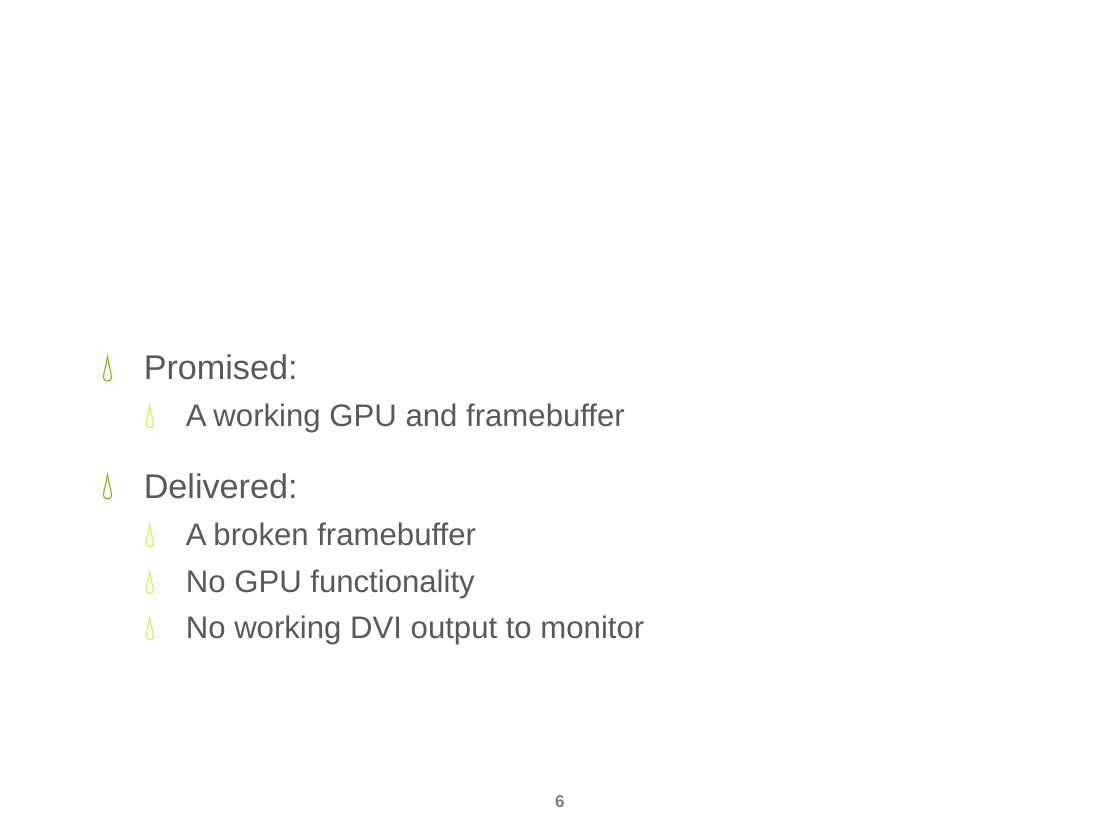
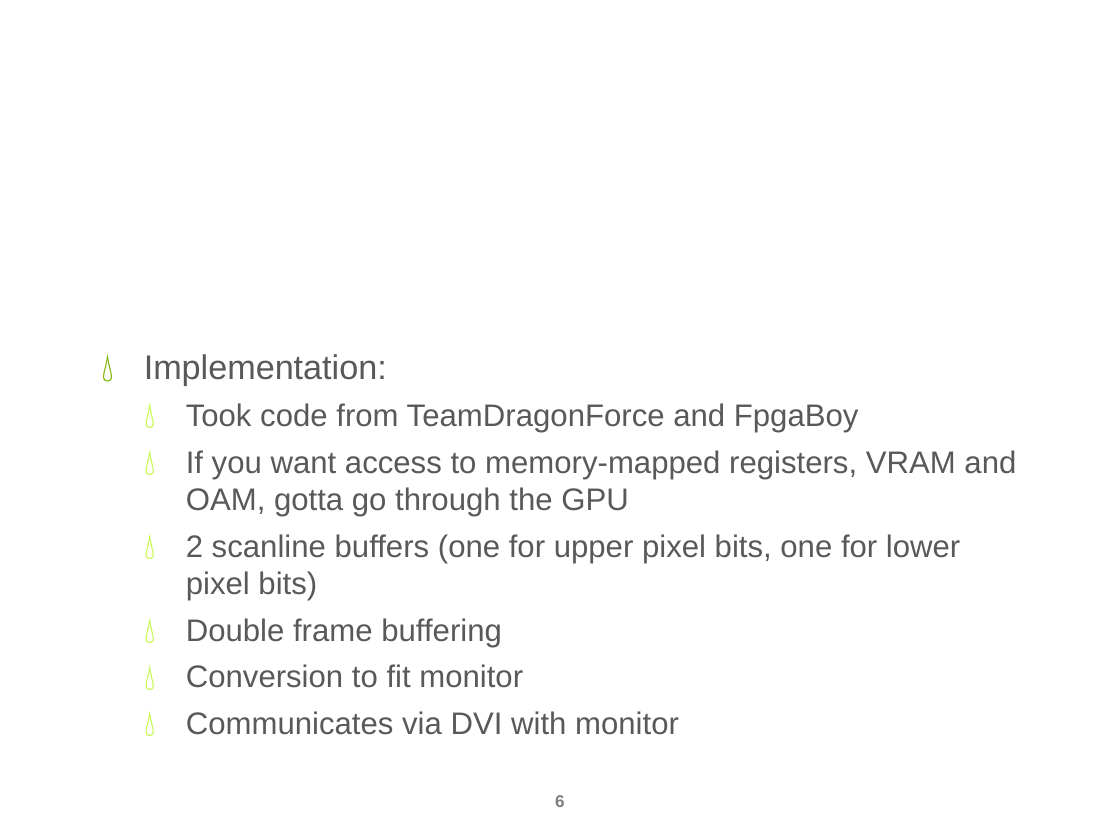
Before and after one commit to nightslide7/Gameboy, a slide deck: slide 6 of Meerkats_Presentation.pptx. Drawn at 1120x840 pixels with LibreOffice and Linux fonts; fonts in the diff are those of the drawing; background and template pictures are left out. Boxes give left, top, right and bottom in pixels: in the first picture for what was removed or moved away, otherwise in the second. Text is boxed around its words. In the diff, an @@ line names an element or a change of style, - is before the commit and + after.

Commit message:
Added changes for video portion of powerpoint.

```diff
--- a/Meerkats_Presentation.pptx
+++ b/Meerkats_Presentation.pptx
@@ text at (144,354,1016,735): text changed @@
-💧 Promised:
-  💧 A working GPU and framebuffer
-💧 Delivered:
-  💧 A broken framebuffer
-  💧 No GPU functionality
-  💧 No working DVI output to monitor
+💧 Implementation:
+  💧 Took code from TeamDragonForce and FpgaBoy
+  💧 If you want access to memory-mapped registers, VRAM and OAM, gotta go through the GPU
+  💧 2 scanline buffers (one for upper pixel bits, one for lower pixel bits)
+  💧 Double frame buffering
+  💧 Conversion to fit monitor
+  💧 Communicates via DVI with monitor
```
Also in this commit, not shown: 1 other slide changed.
